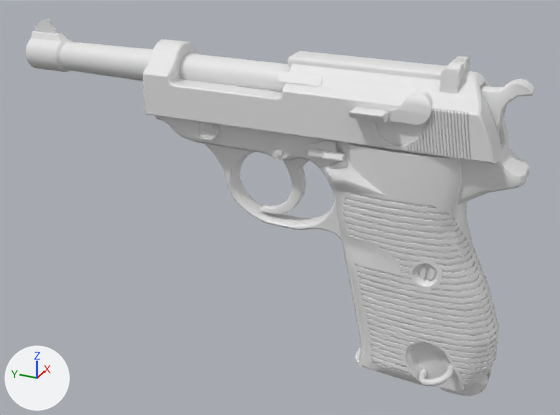
One commit to the Blender file assets/weapons/pistols/p38/P38bakcup.blend: the scene before it, then after it.
One viewpoint serves both versions: a 50 mm camera at (-0.862, -0.423, 0.337) aimed at (0.004, -0.034, -0.096). The axes (+X, +Y, +Z) are drawn at lower left. The lights are the same throughout.

The scene before the commit, as lines of its bpy script (objects in view):
```python
ob_p38_ejector = bpy.data.objects.new('P38.Ejector', me_cylinder_007)
ob_p38_ejector.location = (0.0, 0.078, 0.0)
ob_p38_ejector.scale = (0.0949, 0.0949, 0.0949)
ob_p38_grip_screw = bpy.data.objects.new('P38.Grip screw', me_cylinder_012)
ob_p38_grip_screw.location = (0.0, 0.078, 0.0)
ob_p38_grip_screw.scale = (0.0949, 0.0949, 0.0949)
ob_p38_loop = bpy.data.objects.new('P38.Loop', me_cuplane_001)
ob_p38_loop.location = (0.0, 0.078, 0.0)
ob_p38_loop.scale = (0.0949, 0.0949, 0.0949)
ob_p38_magazine_boot = bpy.data.objects.new('P38.Magazine boot', me_cube_033)
ob_p38_magazine_boot.location = (0.0, 0.078, 0.0)
ob_p38_magazine_boot.scale = (0.0949, 0.0949, 0.0949)
ob_p38_pin = bpy.data.objects.new('P38.Pin', me_cylinder_014)
ob_p38_pin.location = (0.0, 0.078, 0.0)
ob_p38_pin.scale = (0.0949, 0.0949, 0.0949)
ob_p38_rear_sight = bpy.data.objects.new('P38.Rear sight', me_cube_014)
ob_p38_rear_sight.location = (0.0, 0.078, 0.0)
ob_p38_rear_sight.scale = (0.0949, 0.0949, 0.0949)
ob_p38_reciever = bpy.data.objects.new('P38.Reciever', me_cube)
ob_p38_reciever.location = (0.0, 0.078, 0.0)
ob_p38_reciever.scale = (0.0949, 0.0949, 0.0949)
ob_p38_release = bpy.data.objects.new('P38.Release', me_plane_003)
ob_p38_release.location = (0.0, 0.078, 0.0)
ob_p38_release.scale = (0.0949, 0.0949, 0.0949)
ob_p38_safety = bpy.data.objects.new('P38.Safety', me_cylinder_008)
ob_p38_safety.location = (0.0, 0.078, 0.0)
ob_p38_safety.scale = (0.0949, 0.0949, 0.0949)
# also in view: 'P38.Grip' at (-0.002, -0.224, -0.131); 'P38.Barrel' at (0.0, 0.124, 0.082); 'P38.Trigger' at (0.0, -0.046, -0.049); 'P38.Slide' at (0.0, -0.089, 0.071); 'P38.Hammer' at (0.0, -0.308, 0.071)
```
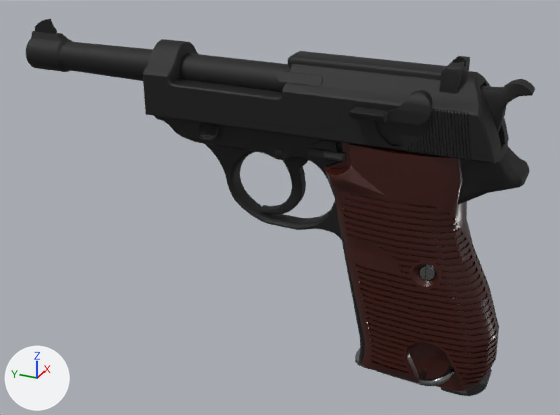
Location of each change, (x1, y1, x2, y2) in pixels of the pictures (560 x 415 px):
'P38.Grip', recoloured
    both: (325, 142, 499, 391)
'P38.Slide', recoloured (white to black)
    both: (143, 39, 509, 164)
'P38.Reciever', recoloured (grey to black)
    both: (155, 116, 530, 365)
'P38.Barrel', recoloured (white to black)
    both: (26, 31, 291, 92)
'P38.Rear sight', recoloured (white to black)
    both: (288, 51, 470, 94)
'P38.Safety', recoloured (white to black)
    both: (348, 90, 432, 125)
'P38.Release', recoloured (grey to black)
    both: (272, 134, 345, 162)
'P38.Hammer', recoloured (grey to black)
    both: (480, 79, 535, 133)
'P38.Trigger', recoloured (grey to black)
    both: (260, 158, 309, 214)
'P38.Pin', recoloured (grey to black)
    both: (171, 118, 219, 140)
'P38.Ejector', recoloured (white to black)
    both: (278, 69, 323, 86)
'P38.Loop', recoloured (white to grey)
    both: (419, 366, 455, 386)
'P38.Magazine boot', recoloured (grey to black)
    both: (441, 369, 492, 396)
'P38.Front sight', recoloured (grey to black)
    both: (35, 19, 57, 34)
'P38.Grip screw', recoloured (grey to black)
    both: (419, 264, 437, 281)

Edits to the bpy script that builds the scene:
```text
Change me_cube_033:
    where me_cube_033.from_pydata(...)  # 66 vertices, 57 faces; spans x -0.215..0.215, y -4.32..-3.689, z -3.231..-2.867
    add me_cube_033.materials.append(mat_material_003)  # black #313131
Change me_plane_003:
    where me_plane_003.from_pydata(...)  # 143 vertices, 118 faces; spans x -0.45..0.317, y -2.251..-1.226, z -0.127..0.341
    add me_plane_003.materials.append(mat_material)  # black #3f3f3f
Change me_cuplane_001:
    where me_cuplane_001.from_pydata(...)  # 90 vertices, 80 faces; spans x -0.693..-0.291, y -3.907..-3.449, z -2.918..-2.652
    add me_cuplane_001.materials.append(mat_material_002)  # grey #848484
Change me_cylinder_014:
    where me_cylinder_014.from_pydata(...)  # 166 vertices, 113 faces; spans x -0.405..0.348, y -0.428..0.301, z 0.011..0.269
    add me_cylinder_014.materials.append(mat_material)  # black #3f3f3f
Change me_cylinder_012:
    where me_cylinder_012.from_pydata(...)  # 124 vertices, 80 faces; spans x -0.451..0.451, y -3.553..-3.321, z -1.412..-1.184
    add me_cylinder_012.materials.append(mat_material_002)  # grey #848484
Change me_cylinder_008:
    where me_cylinder_008.from_pydata(...)  # 124 vertices, 65 faces; spans x -0.723..-0.199, y -3.332..-2.392, z 0.672..1.016
    add me_cylinder_008.materials.append(mat_material)  # black #3f3f3f
Change me_cylinder_007:
    where me_cylinder_007.from_pydata(...)  # 36 vertices, 20 faces; spans x -0.393..-0.12, y -1.911..-1.322, z 0.943..1.044
    add me_cylinder_007.materials.append(mat_material)  # black #3f3f3f
Change me_cube_014:
    where me_cube_014.from_pydata(...)  # 107 vertices, 81 faces; spans x -0.3..0.3, y -3.56..-1.36, z 1.0..1.34
    add me_cube_014.materials.append(mat_material)  # black #3f3f3f
Change me_cube_009:
    where me_cube_009.from_pydata(...)  # 60 vertices, 41 faces; spans x -0.121..0.121, y -4.371..-3.758, z 0.338..1.168
    add me_cube_009.materials.append(mat_material)  # black #3f3f3f
Change me_plane:
    where me_plane.from_pydata(...)  # 99 vertices, 71 faces; spans x 0.0..0.099, y -1.694..-0.918, z -1.078..0.046
    add me_plane.materials.append(mat_material)  # black #3f3f3f
Change me_cube_002:
    where me_cube_002.from_pydata(...)  # 669 vertices, 378 faces; spans x -0.5..0.5, y -4.12..0.62, z 0.28..1.22
    add me_cube_002.materials.append(mat_material)  # black #3f3f3f
Change me_cube_001:
    where me_cube_001.from_pydata(...)  # 20 vertices, 12 faces; spans x -0.023..0.023, y 2.408..2.775, z 1.044..1.34
    add me_cube_001.materials.append(mat_material)  # black #3f3f3f
Change me_cylinder:
    where me_cylinder.from_pydata(...)  # 168 vertices, 136 faces; spans x -0.24..0.24, y -1.87..2.85, z 0.59..1.15
    add me_cylinder.materials.append(mat_material)  # black #3f3f3f
Change me_cube:
    where me_cube.from_pydata(...)  # 619 vertices, 495 faces; spans x -0.4..0.4, y -4.44..0.6, z -3.05..0.67
    add me_cube.materials.append(mat_material)  # black #3f3f3f
Change me_cube_007:
    where me_cube_007.from_pydata(...)  # 3069 vertices, 2280 faces, 38 loose edges; spans x -0.56..0.52, y -4.37..-1.99, z -3.04..0.27
    add me_cube_007.materials.append(mat_material_001)  # dark red #3d130a
```
